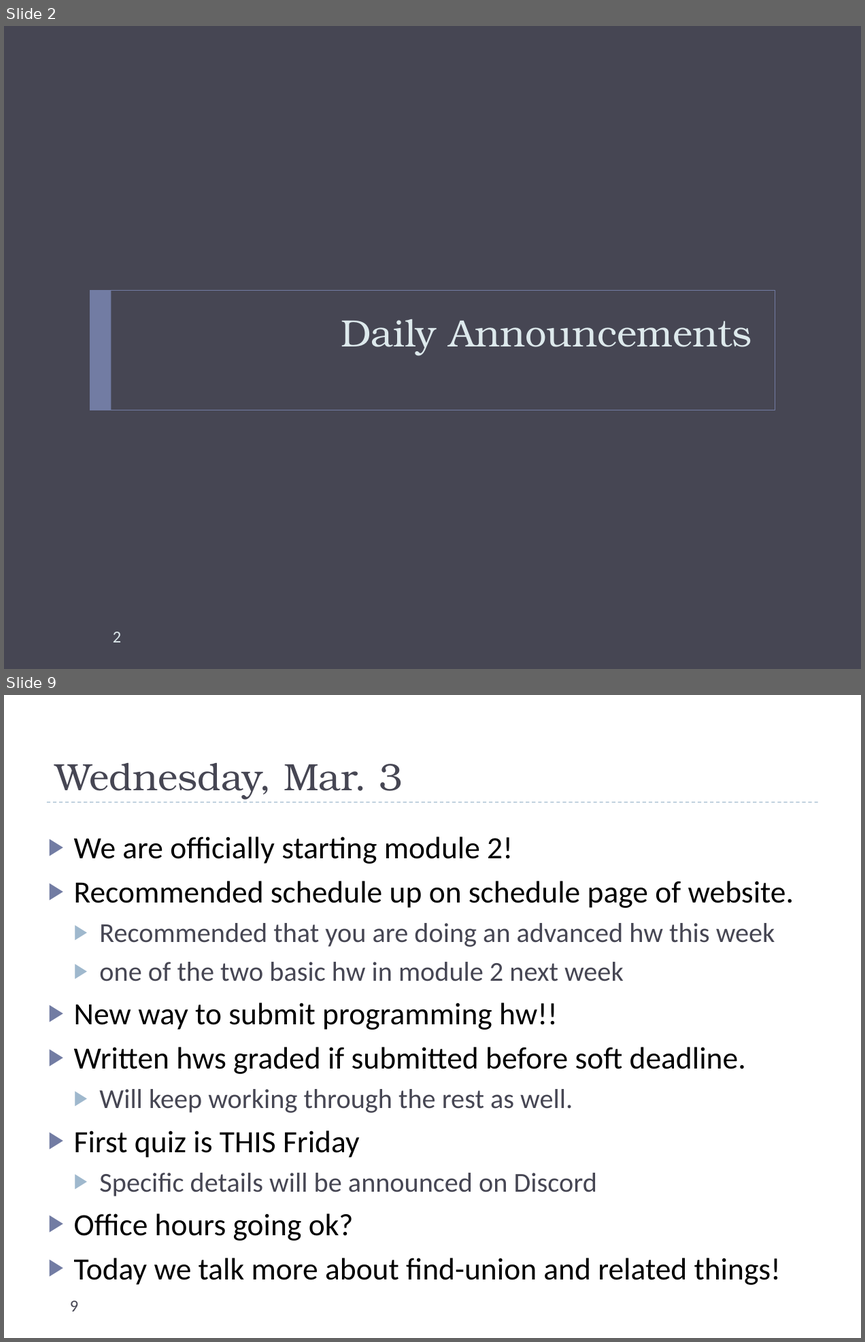
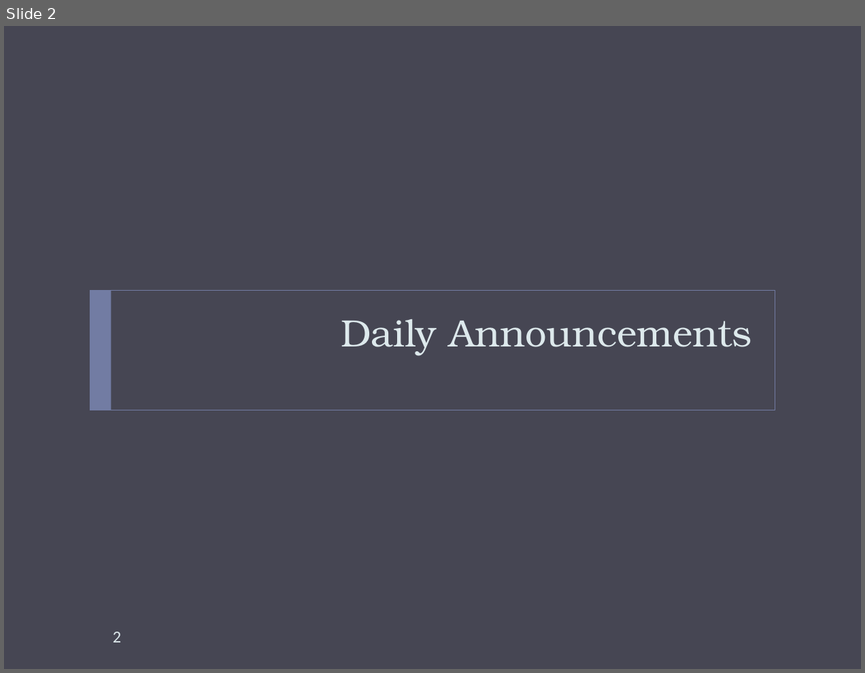
Before and after one commit to uva-cs/cs4102-f21, a slide deck: slides/dailyannouncements_mf.pptx. Shown one above the other, each under a label of ours: slides 2 and 9 before the commit, slide 2 after it; the slides between them are not shown. The pictures are 865x1342 and 865x673 pixels, drawn with LibreOffice and Linux fonts; fonts in the diff are those of the drawing. Boxes give left, top, right and bottom in pixels: in the first picture for what was removed or moved away, otherwise in the second. Text is boxed around its words. In the diff, an @@ line names an element or a change of style, - is before the commit and + after.

Commit message:
announce slides

```diff
--- a/slides/dailyannouncements_mf.pptx
+++ b/slides/dailyannouncements_mf.pptx
@@ slide 9 removed at box(4, 695, 861, 1338), background #FFFFFF @@
@@ title removed at box(55, 763, 402, 799) @@
-Wednesday, Mar. 3
@@ line removed from (47, 802) to (818, 802) @@
@@ text removed at box(74, 836, 794, 1285) @@
-▶ We are officially starting module 2!
-▶ Recommended schedule up on schedule page of website.
-  ▶ Recommended that you are doing an advanced hw this week
-  ▶ one of the two basic hw in module 2 next week
-▶ New way to submit programming hw!!
-▶ Written hws graded if submitted before soft deadline.
-  ▶ Will keep working through the rest as well.
-▶ First quiz is THIS Friday
-  ▶ Specific details will be announced on Discord
-▶ Office hours going ok?
-▶ Today we talk more about find-union and related things!
@@ page number removed at box(70, 1300, 78, 1311) @@
-9
```
Also in this commit, not shown: 1 slide changed, 20 other slides removed.
